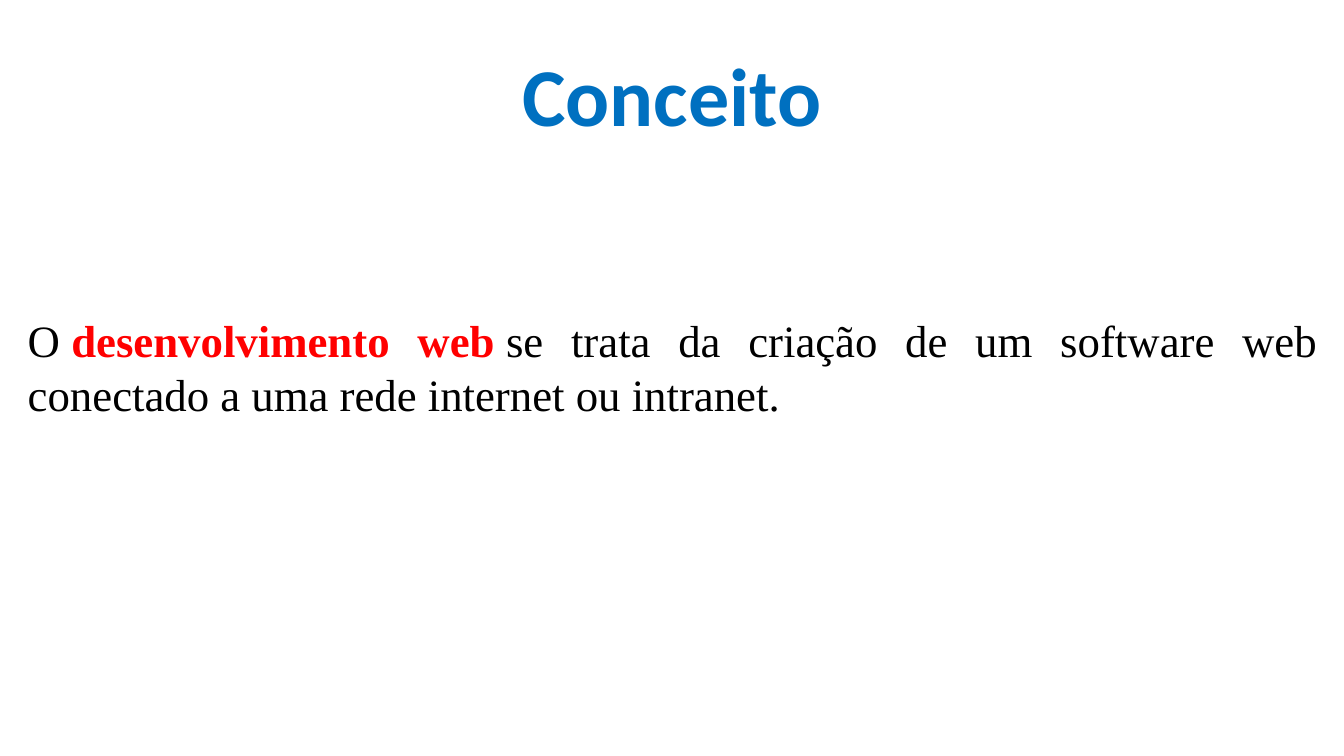
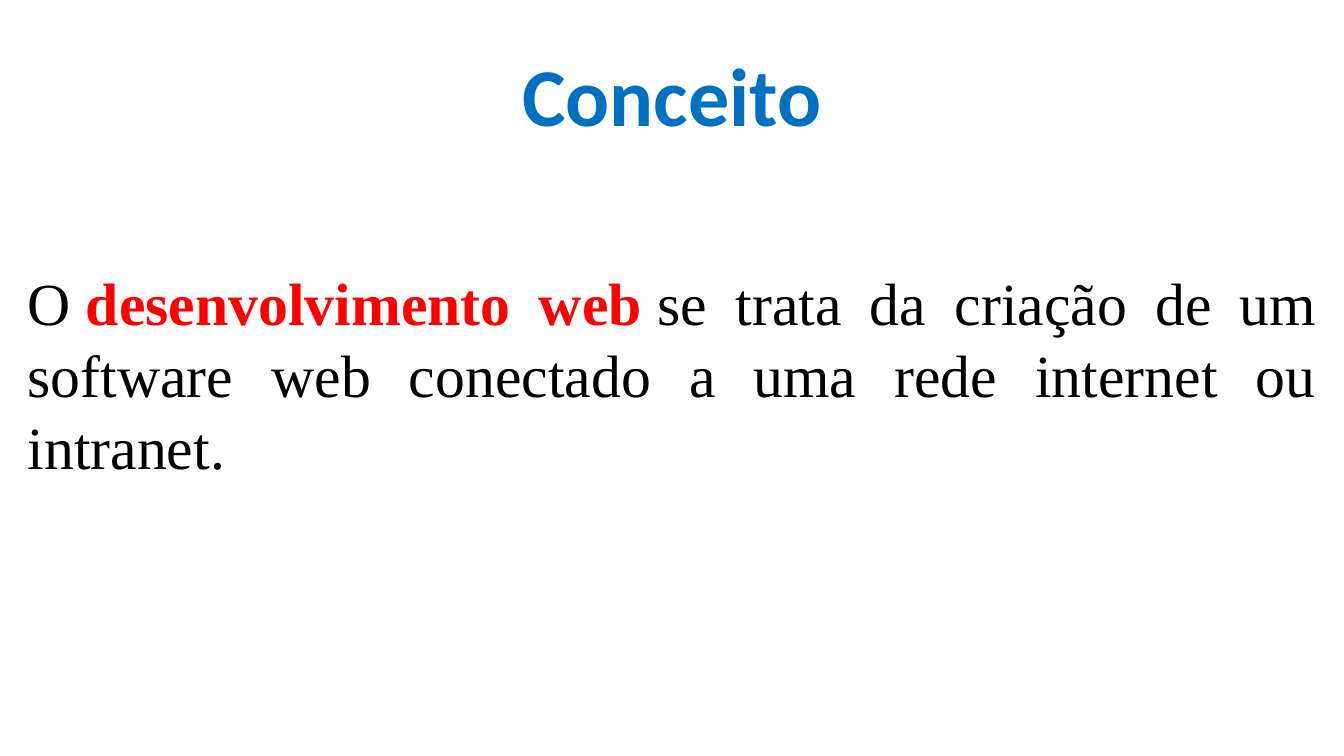
Before and after one commit to CloudEducationBrazil/WydenDesenvolvimentoWebPHP, a slide deck: slide 3 of 01 Classes/Aula 02, 03, 04 Desenvolvimento Web Caracterização - HTML.pptx. Drawn at 1344x756 pixels with LibreOffice and Linux fonts; fonts in the diff are those of the drawing; background and template pictures are left out. Boxes give left, top, right and bottom in pixels: in the first picture for what was removed or moved away, otherwise in the second. Text is boxed around its words. In the diff, an @@ line names an element or a change of style, - is before the commit and + after.

```diff
--- a/01 Classes/Aula 02, 03, 04 Desenvolvimento Web Caracterização - HTML.pptx
+++ b/01 Classes/Aula 02, 03, 04 Desenvolvimento Web Caracterização - HTML.pptx
@@ text "O desenvolvimento web se trata ..." at <box>28,283,1316,470</box>: size 24 to 32 pt @@
```
Also in this commit, not shown: 52 other slides changed, 1 slide removed, 1 other file.
